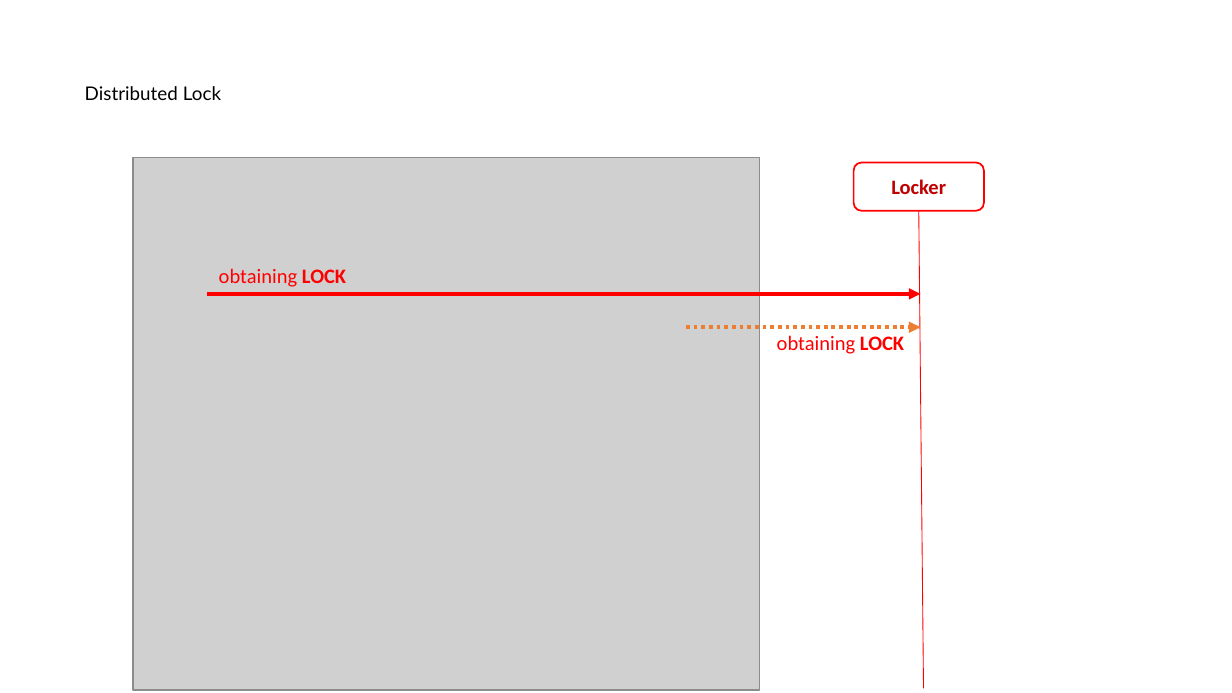
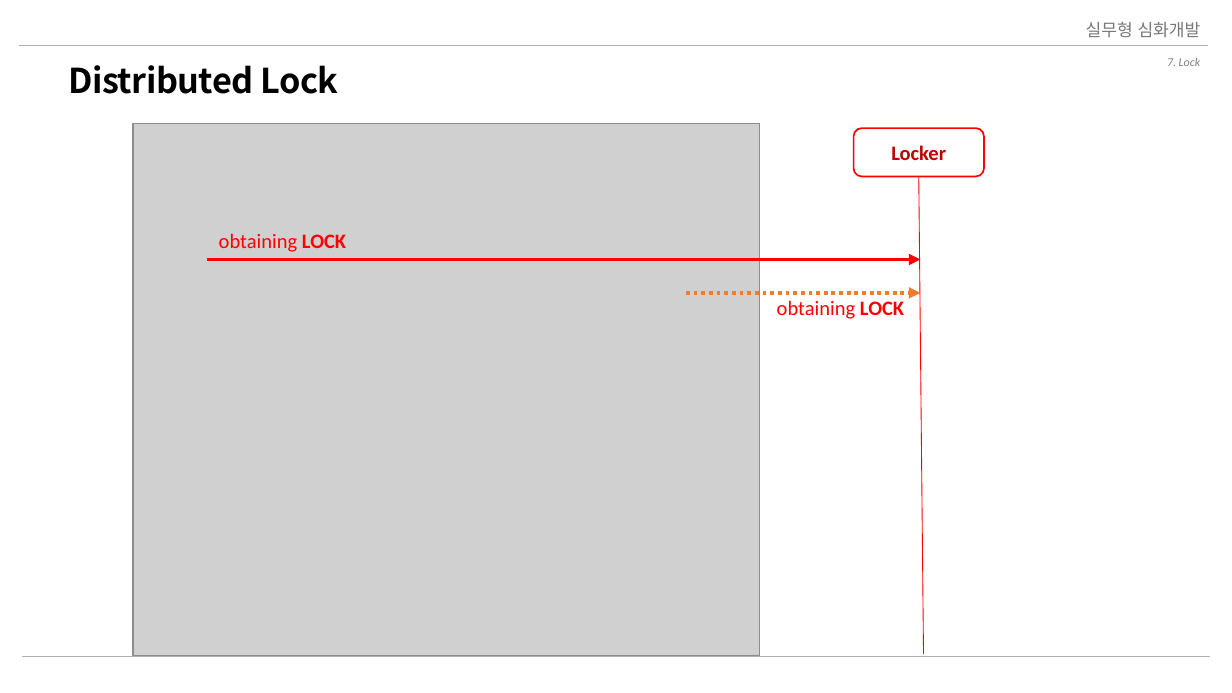
Before and after one commit to nayasis/fastcampus-webflux-coroutine, a slide deck: slide 19 of 99.ppt/Ch5. 실무형 심화개발.pptx (slide 24 before the commit). Drawn at 1232x693 pixels with LibreOffice and Linux fonts; fonts in the diff are those of the drawing; grey boxes stand for pictures; background and template pictures are left out. Boxes give left, top, right and bottom in pixels: in the first picture for what was removed or moved away, otherwise in the second. Text is boxed around its words. In the diff, an @@ line names an element or a change of style, - is before the commit and + after.

```diff
--- a/99.ppt/Ch5. 실무형 심화개발.pptx
+++ b/99.ppt/Ch5. 실무형 심화개발.pptx
@@ text added at (1086, 22, 1201, 37), 10 pt, text #797979 @@
+실무형 심화개발
@@ line added from (20, 46) to (1207, 46), #B3B3B3 0.5 pt @@
@@ title "Distributed Lock": place and size @@
-title "Distributed Lock" at (85, 86, 221, 100)
+title "Distributed Lock" at (68, 65, 339, 94)
@@ title "Distributed Lock" at (68, 65, 339, 94): size 11 to 20 pt, font Lato to Noto Sans CJK KR, letter spacing 0 to -0.3 pt, bold on; vertical alignment top to middle @@
@@ text added at (1167, 58, 1201, 66), 7 pt, text #808080, italic @@
+7. Lock
@@ 2 texts, 2 arrows, 1 picture, 1 rounded rectangle, 1 line: place and size @@
-2 texts, 2 arrows, 1 picture, 1 rounded rectangle, 1 line at (133, 158, 984, 690)
+2 texts, 2 arrows, 1 picture, 1 rounded rectangle, 1 line at (133, 123, 984, 655)
@@ text removed at (860, 336, 904, 350) @@
-  Lock
@@ line added from (22, 657) to (1210, 657), #B3B3B3 0.5 pt @@
```
Also in this commit, not shown: 19 other slides changed, 4 slides removed, 2 other files.
